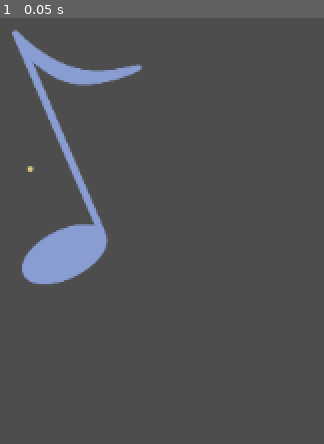
Above: before the commit, frame 1.
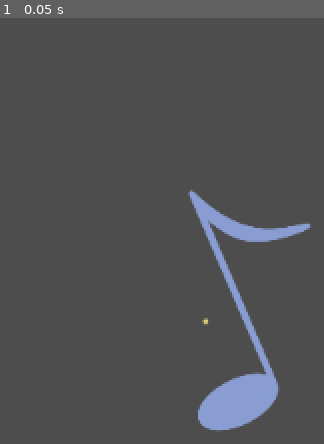
Above: after the commit, the same moment.

Repository: mtermine1/2d-game-
Game: Godot game, scene res://Bullet.tscn
Same seed, same stepped clock (60 frames per second), same inputs: the game is played once before the commit and once after it. This scene is started directly instead of the project's main scene.
Inputs:
- Up to frame 1 (0.05 s): no input

The runs differ from the first frame. In frame 1, 10% of the frame differs, in the area x 3-96%, y 2-97%.

Commit message:
Update Bullet.tscn

Diff:
--- a/2d-game/Bullet.tscn
+++ b/2d-game/Bullet.tscn
@@ -1,52 +1,54 @@
 [gd_scene load_steps=11 format=3 uid="uid://b3egglmhj4nln"]
 
-[ext_resource type="Texture2D" uid="uid://dg7s8legw07ui" path="res://bullet animation/Untitled_Artwork-1 2.png" id="1_0cm21"]
-[ext_resource type="Texture2D" uid="uid://0k8inldj7nqc" path="res://bullet animation/Untitled_Artwork-2 2.png" id="2_r5mv2"]
-[ext_resource type="Texture2D" uid="uid://cpp7t6sv33u7e" path="res://bullet animation/Untitled_Artwork-3 2.png" id="3_cdep2"]
-[ext_resource type="Texture2D" uid="uid://3pyaj82txrhh" path="res://bullet animation/Untitled_Artwork-4 2.png" id="4_66t4k"]
-[ext_resource type="Texture2D" uid="uid://0c5wdjctxf3p" path="res://bullet animation/Untitled_Artwork-5 2.png" id="5_inkkk"]
-[ext_resource type="Texture2D" uid="uid://c6ffik5xhtoj8" path="res://bullet animation/Untitled_Artwork-6 2.png" id="6_3ugxo"]
-[ext_resource type="Texture2D" uid="uid://c6i8fe70cwidh" path="res://bullet animation/Untitled_Artwork-7 2.png" id="7_b7nby"]
-[ext_resource type="Texture2D" uid="uid://be68oyipfe3l4" path="res://bullet animation/Untitled_Artwork-8 2.png" id="8_lw2a6"]
-[ext_resource type="Texture2D" uid="uid://bljcqsqoqxrao" path="res://bullet animation/Untitled_Artwork-9 2.png" id="9_aajb6"]
+[ext_resource type="Texture2D" uid="uid://dg7s8legw07ui" path="res://bullet animation/Untitled_Artwork-1 2.png" id="1_fd626"]
+[ext_resource type="Texture2D" uid="uid://0k8inldj7nqc" path="res://bullet animation/Untitled_Artwork-2 2.png" id="2_ljq6d"]
+[ext_resource type="Texture2D" uid="uid://cpp7t6sv33u7e" path="res://bullet animation/Untitled_Artwork-3 2.png" id="3_jl2hs"]
+[ext_resource type="Texture2D" uid="uid://3pyaj82txrhh" path="res://bullet animation/Untitled_Artwork-4 2.png" id="4_7gbgb"]
+[ext_resource type="Texture2D" uid="uid://0c5wdjctxf3p" path="res://bullet animation/Untitled_Artwork-5 2.png" id="5_0f6np"]
+[ext_resource type="Texture2D" uid="uid://c6ffik5xhtoj8" path="res://bullet animation/Untitled_Artwork-6 2.png" id="6_15xph"]
+[ext_resource type="Texture2D" uid="uid://c6i8fe70cwidh" path="res://bullet animation/Untitled_Artwork-7 2.png" id="7_4q36y"]
+[ext_resource type="Texture2D" uid="uid://be68oyipfe3l4" path="res://bullet animation/Untitled_Artwork-8 2.png" id="8_kd5ar"]
+[ext_resource type="Texture2D" uid="uid://bljcqsqoqxrao" path="res://bullet animation/Untitled_Artwork-9 2.png" id="9_60wpv"]
 
-[sub_resource type="SpriteFrames" id="SpriteFrames_ix8gh"]
+[sub_resource type="SpriteFrames" id="SpriteFrames_5byqj"]
 animations = [{
 "frames": [{
 "duration": 1.0,
-"texture": ExtResource("1_0cm21")
+"texture": ExtResource("1_fd626")
 }, {
 "duration": 1.0,
-"texture": ExtResource("2_r5mv2")
+"texture": ExtResource("2_ljq6d")
 }, {
 "duration": 1.0,
-"texture": ExtResource("3_cdep2")
+"texture": ExtResource("3_jl2hs")
 }, {
 "duration": 1.0,
-"texture": ExtResource("4_66t4k")
+"texture": ExtResource("4_7gbgb")
 }, {
 "duration": 1.0,
-"texture": ExtResource("5_inkkk")
+"texture": ExtResource("5_0f6np")
 }, {
 "duration": 1.0,
-"texture": ExtResource("6_3ugxo")
+"texture": ExtResource("6_15xph")
 }, {
 "duration": 1.0,
-"texture": ExtResource("7_b7nby")
+"texture": ExtResource("7_4q36y")
 }, {
 "duration": 1.0,
-"texture": ExtResource("8_lw2a6")
+"texture": ExtResource("8_kd5ar")
 }, {
 "duration": 1.0,
-"texture": ExtResource("9_aajb6")
+"texture": ExtResource("9_60wpv")
 }],
 "loop": true,
 "name": &"default",
 "speed": 5.0
 }]
 
-[node name="AnimatedSprite2D" type="AnimatedSprite2D"]
-position = Vector2(286.0001, 289.00012)
-scale = Vector2(0.32553956, 0.32553956)
-sprite_frames = SubResource("SpriteFrames_ix8gh")
-frame_progress = 0.8605844
+[node name="Node2D" type="Node2D"]
+
+[node name="Bullet Animation!" type="AnimatedSprite2D" parent="."]
+position = Vector2(409.25, 399.29077)
+scale = Vector2(0.30725423, 0.30725417)
+sprite_frames = SubResource("SpriteFrames_5byqj")
+frame_progress = 0.47188815
